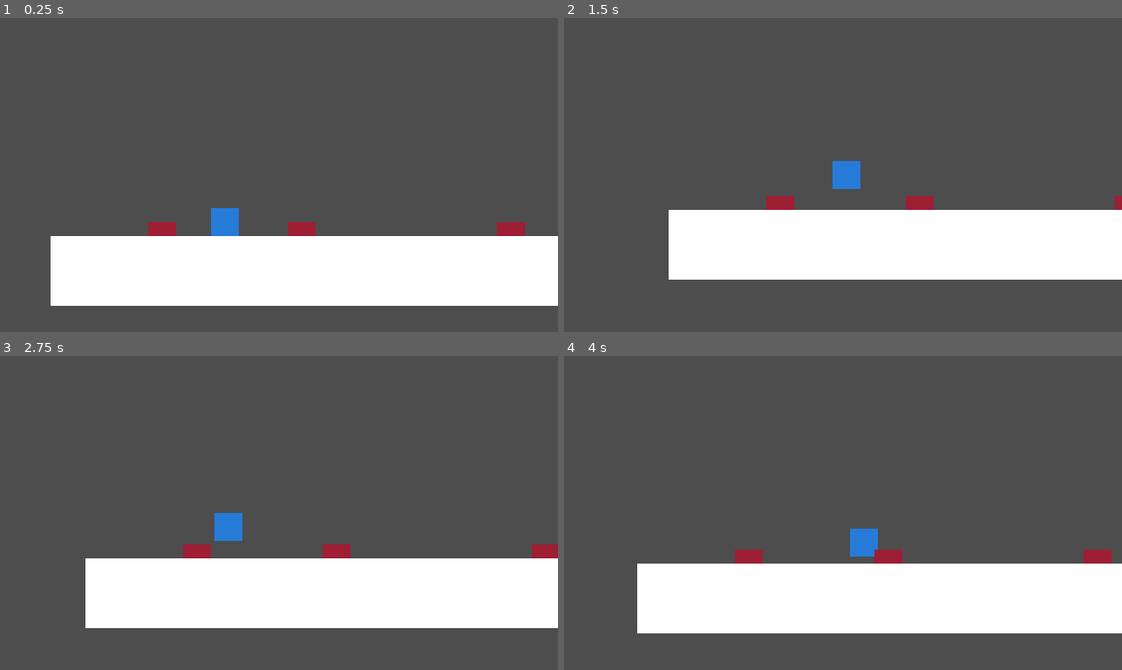
Above: before the commit, frames 1-4 (two rows, left to right).
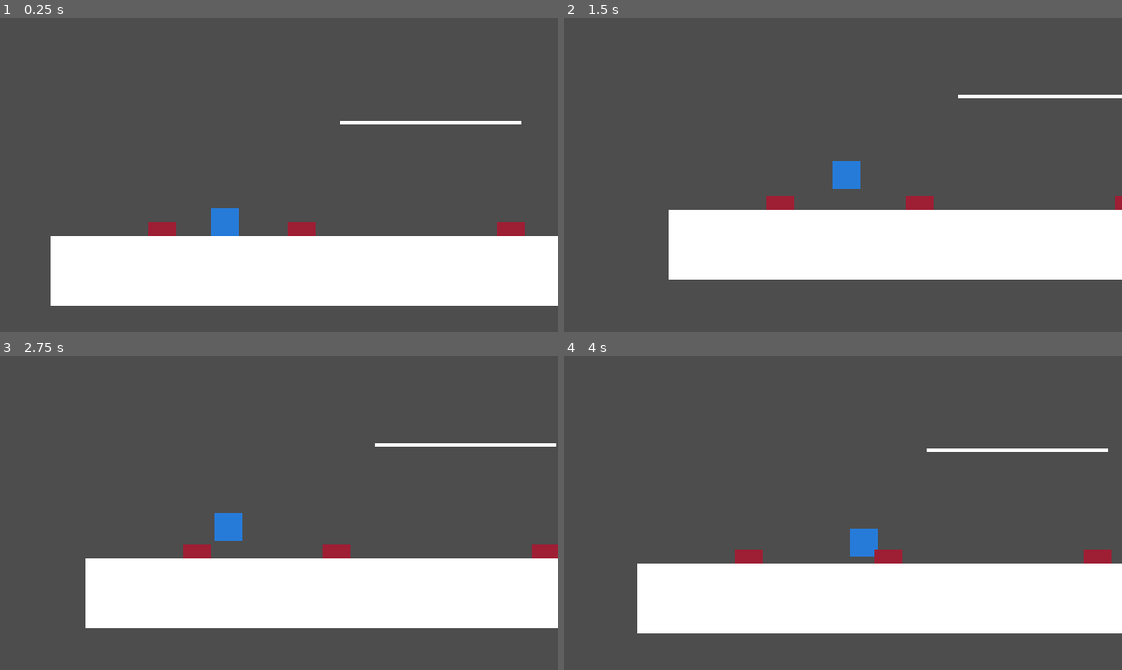
Above: after the commit, the same moments.

Repository: NK-1-10/Godot-Strange-Places
Game: Godot game, scene res://main.tscn
The game is run twice, just before and just after one commit, with the same random seed, the same clock (stepped at 60 frames per second) and the same inputs.
Inputs:
- Up to frame 1 (0.25 s): no input
- Up to frame 2 (1.5 s): hold D (Right) from 0.53 s (still down); tap Space (Jump) at 0.6, 0.77, 1.07 s; tap Q (Switch) at 1.35 s
- Up to frame 3 (2.75 s): tap Space (Jump) at 1.52, 1.55, 1.82, 2.1 s; release D (Right) at 2.03 s; hold A (Left) from 2.03 s (still down)
- Up to frame 4 (4 s): release A (Left) at 2.78 s; hold D (Right) from 2.78 s (still down); tap Q (Switch) at 2.85 s; tap Space (Jump) at 3.02, 3.05, 3.32, 3.6, 3.77 s

The runs differ from the first frame. In frame 1, 0.4% of the frame differs, in the area x 60-94%, y 32-34%; in frame 2, 0.3%; in frame 3, 0.4%; in frame 4, 0.4%.

Commit message:
Add files via upload

Diff:
--- a/Character.tscn
+++ b/Character.tscn
@@ -32,6 +32,13 @@
 [node name="CollisionShape2D2" type="CollisionShape2D" parent="Event_Activator" unique_id=149027443]
 shape = SubResource("RectangleShape2D_1bvp3")
 
+[node name="Orb_Detector" type="Area2D" parent="." unique_id=1645226412]
+collision_layer = 4096
+collision_mask = 4096
+
+[node name="CollisionShape2D2" type="CollisionShape2D" parent="Orb_Detector" unique_id=543907387]
+shape = SubResource("RectangleShape2D_1bvp3")
+
 [node name="JumpBuffer" type="Timer" parent="." unique_id=2030586952]
 wait_time = 0.15
 one_shot = true
@@ -43,5 +50,6 @@
 [node name="DynamicCamera" parent="." unique_id=1131432514 instance=ExtResource("2_7ig0a")]
 
 [connection signal="area_entered" from="OuchOuchBox" to="." method="_on_ouch_ouch_box_area_entered"]
+[connection signal="area_entered" from="Orb_Detector" to="." method="_on_orb_detector_area_entered"]
 [connection signal="timeout" from="JumpBuffer" to="." method="_on_jump_buffer_timeout"]
 [connection signal="timeout" from="JumpGrace" to="." method="_on_jump_grace_timeout"]
--- /dev/null
+++ b/Global.gd
@@ -0,0 +1,24 @@
+extends Node
+
+var SceneChangingpreload = preload("res://scene_change.tscn")
+var SceneAnimator = null
+
+
+# Called when the node enters the scene tree for the first time.
+func _ready() -> void:
+	print("AAAA")
+	var NewScene = SceneChangingpreload.instantiate()
+	get_tree().current_scene.add_child(NewScene)
+
+	SceneAnimator = NewScene.get_child(1);
+	SceneAnimator.play("Out")
+
+func In(Path):
+	SceneAnimator.play("In")
+	await get_tree().create_timer(1).timeout
+	get_tree().change_scene_to_file(Path);
+
+func Out(Path):
+	SceneAnimator.play("Out")
+	await get_tree().create_timer(1).timeout
+	get_tree().change_scene_to_file(Path);
--- /dev/null
+++ b/Spike_Movement.gd
@@ -0,0 +1,28 @@
+extends Area2D
+@export var Displacements: Array[Vector2]
+var Tweens = []
+
+# Called when the node enters the scene tree for the first time.
+func _ready() -> void:
+
+	var i = Displacements.size()
+	var x = 0
+
+	if(i<=1):
+		return
+
+	while(true):
+		var NewPos = Displacements[x]
+		var tween = create_tween()
+		tween.tween_property(self, "position", NewPos, 1)
+		tween.play()
+		await get_tree().create_timer(1).timeout
+		x+=1
+		if(x>i-1):
+			x=0
+
+
+
+# Called every frame. 'delta' is the elapsed time since the previous frame.
+func _process(delta: float) -> void:
+	pass
--- /dev/null
+++ b/StartMenu.tscn
@@ -0,0 +1,220 @@
+[gd_scene format=3 uid="uid://cwssj1gs8vnkf"]
+
+[ext_resource type="Script" uid="uid://vnscjc8g8y86" path="res://start_menu.gd" id="1_d3352"]
+
+[sub_resource type="Gradient" id="Gradient_yoqr7"]
+colors = PackedColorArray(0.85882354, 0, 0, 1, 4.7168137e-06, 0.82922804, 0.36592188, 1)
+
+[sub_resource type="GradientTexture2D" id="GradientTexture2D_d3352"]
+gradient = SubResource("Gradient_yoqr7")
+width = 32
+height = 32
+
+[sub_resource type="LabelSettings" id="LabelSettings_ufv5y"]
+font_size = 12
+
+[sub_resource type="Animation" id="Animation_yoqr7"]
+resource_name = "Fade"
+tracks/0/type = "value"
+tracks/0/imported = false
+tracks/0/enabled = true
+tracks/0/path = NodePath("ColorRect:modulate")
+tracks/0/interp = 1
+tracks/0/loop_wrap = true
+tracks/0/keys = {
+"times": PackedFloat32Array(0.06666667, 1),
+"transitions": PackedFloat32Array(1, 1),
+"update": 0,
+"values": [Color(1, 1, 1, 0), Color(1, 1, 1, 1)]
+}
+
+[sub_resource type="Animation" id="Animation_0d5ky"]
+length = 0.001
+tracks/0/type = "value"
+tracks/0/imported = false
+tracks/0/enabled = true
+tracks/0/path = NodePath("Start:position")
+tracks/0/interp = 1
+tracks/0/loop_wrap = true
+tracks/0/keys = {
+"times": PackedFloat32Array(0),
+"transitions": PackedFloat32Array(1),
+"update": 0,
+"values": [Vector2(0, 0)]
+}
+tracks/1/type = "value"
+tracks/1/imported = false
+tracks/1/enabled = true
+tracks/1/path = NodePath("LevelSelect:position")
+tracks/1/interp = 1
+tracks/1/loop_wrap = true
+tracks/1/keys = {
+"times": PackedFloat32Array(0),
+"transitions": PackedFloat32Array(1),
+"update": 0,
+"values": [Vector2(320, 0)]
+}
+tracks/2/type = "value"
+tracks/2/imported = false
+tracks/2/enabled = true
+tracks/2/path = NodePath("ColorRect:modulate")
+tracks/2/interp = 1
+tracks/2/loop_wrap = true
+tracks/2/keys = {
+"times": PackedFloat32Array(0),
+"transitions": PackedFloat32Array(1),
+"update": 0,
+"values": [Color(1, 1, 1, 1)]
+}
+
+[sub_resource type="Animation" id="Animation_7htnq"]
+resource_name = "new_animation"
+tracks/0/type = "value"
+tracks/0/imported = false
+tracks/0/enabled = true
+tracks/0/path = NodePath("Start:position")
+tracks/0/interp = 1
+tracks/0/loop_wrap = true
+tracks/0/keys = {
+"times": PackedFloat32Array(0, 1),
+"transitions": PackedFloat32Array(1, 1),
+"update": 0,
+"values": [Vector2(0, 0), Vector2(-320, 0)]
+}
+tracks/1/type = "value"
+tracks/1/imported = false
+tracks/1/enabled = true
+tracks/1/path = NodePath("LevelSelect:position")
+tracks/1/interp = 1
+tracks/1/loop_wrap = true
+tracks/1/keys = {
+"times": PackedFloat32Array(0, 1),
+"transitions": PackedFloat32Array(1, 1),
+"update": 0,
+"values": [Vector2(320, 0), Vector2(0, 0)]
+}
+
+[sub_resource type="AnimationLibrary" id="AnimationLibrary_3wf2c"]
+_data = {
+&"Fade": SubResource("Animation_yoqr7"),
+&"RESET": SubResource("Animation_0d5ky"),
+&"new_animation": SubResource("Animation_7htnq")
+}
+
+[node name="StartMenu" type="Control" unique_id=993229490]
+layout_mode = 3
+anchors_preset = 15
+anchor_right = 1.0
+anchor_bottom = 1.0
+offset_bottom = 4.0
+grow_horizontal = 2
+grow_vertical = 2
+script = ExtResource("1_d3352")
+
+[node name="Start" type="Control" parent="." unique_id=1295022790]
+anchors_preset = 0
+offset_right = 320.0
+offset_bottom = 184.0
+
+[node name="Label" type="Label" parent="Start" unique_id=1677059282]
+layout_mode = 0
+offset_top = 16.0
+offset_right = 320.0
+offset_bottom = 80.0
+text = "Gam gam"
+horizontal_alignment = 1
+vertical_alignment = 1
+
+[node name="Button" type="Button" parent="Start" unique_id=1288877723]
+layout_mode = 1
+anchors_preset = -1
+offset_left = 128.0
+offset_top = 88.0
+offset_right = 192.0
+offset_bottom = 112.0
+
+[node name="Label" type="Label" parent="Start/Button" unique_id=1005636371]
+layout_mode = 0
+offset_right = 64.0
+offset_bottom = 23.0
+text = "Pla"
+horizontal_alignment = 1
+vertical_alignment = 1
+
+[node name="LevelSelect" type="Control" parent="." unique_id=1991190342]
+anchors_preset = 0
+offset_left = 320.0
+offset_right = 639.99994
+offset_bottom = 184.0
+
+[node name="TextureButton" type="TextureButton" parent="LevelSelect" unique_id=997361987]
+layout_mode = 0
+offset_left = 64.0
+offset_top = 80.0
+offset_right = 96.0
+offset_bottom = 112.0
+texture_normal = SubResource("GradientTexture2D_d3352")
+
+[node name="Label" type="Label" parent="LevelSelect/TextureButton" unique_id=885274872]
+layout_mode = 0
+offset_left = -16.0
+offset_top = 32.0
+offset_right = 46.0
+offset_bottom = 55.0
+text = "Grass land"
+label_settings = SubResource("LabelSettings_ufv5y")
+horizontal_alignment = 1
+vertical_alignment = 1
+
+[node name="TextureButton2" type="TextureButton" parent="LevelSelect" unique_id=1347530875]
+layout_mode = 0
+offset_left = 144.0
+offset_top = 80.0
+offset_right = 176.0
+offset_bottom = 112.0
+texture_normal = SubResource("GradientTexture2D_d3352")
+
+[node name="Label" type="Label" parent="LevelSelect/TextureButton2" unique_id=92086256]
+layout_mode = 0
+offset_left = -16.0
+offset_top = 32.0
+offset_right = 46.0
+offset_bottom = 55.0
+text = "World 2"
+label_settings = SubResource("LabelSettings_ufv5y")
+horizontal_alignment = 1
+vertical_alignment = 1
+
+[node name="TextureButton3" type="TextureButton" parent="LevelSelect" unique_id=457577693]
+layout_mode = 0
+offset_left = 224.0
+offset_top = 80.0
+offset_right = 256.0
+offset_bottom = 112.0
+texture_normal = SubResource("GradientTexture2D_d3352")
+
+[node name="Label" type="Label" parent="LevelSelect/TextureButton3" unique_id=975863987]
+layout_mode = 0
+offset_left = -16.0
+offset_top = 32.0
+offset_right = 46.0
+offset_bottom = 55.0
+text = "World 3"
+label_settings = SubResource("LabelSettings_ufv5y")
+horizontal_alignment = 1
+vertical_alignment = 1
+
+[node name="AnimationPlayer" type="AnimationPlayer" parent="." unique_id=1582856484]
+libraries/ = SubResource("AnimationLibrary_3wf2c")
+
+[node name="ColorRect" type="ColorRect" parent="." unique_id=1671644571]
+layout_mode = 0
+offset_right = 320.0
+offset_bottom = 192.0
+mouse_filter = 2
+color = Color(0, 0, 0, 0)
+
+[connection signal="button_down" from="Start/Button" to="." method="_on_button_button_down"]
+[connection signal="button_down" from="LevelSelect/TextureButton" to="." method="_on_texture_button_button_down"]
+[connection signal="button_down" from="LevelSelect/TextureButton2" to="." method="_on_texture_button_2_button_down"]
+[connection signal="button_down" from="LevelSelect/TextureButton3" to="." method="_on_texture_button_3_button_down"]
--- a/character_body_2d.gd
+++ b/character_body_2d.gd
@@ -28,7 +28,7 @@
 
 	if AntiG == true:
 		velocity += get_gravity() * delta * -1
-		var doubleJump = false;
+		doubleJump = false;
 		up_direction = Vector2.DOWN
 
 
@@ -130,3 +130,8 @@
 	#resets the scene
 	#player die kaput
 	get_tree().change_scene_to_file("res://main.tscn")
+
+
+func _on_orb_detector_area_entered(area: Area2D) -> void:
+	if(PowerUsed):
+		PowerUsed = false
--- a/main.tscn
+++ b/main.tscn
@@ -4,6 +4,8 @@
 [ext_resource type="PackedScene" uid="uid://lgr4ah2afi8p" path="res://spike.tscn" id="2_0xm2m"]
 [ext_resource type="PackedScene" uid="uid://d3qi7nyfotbdy" path="res://text_player.tscn" id="3_h2yge"]
 [ext_resource type="PackedScene" uid="uid://468ojndhyc71" path="res://camera_zone.tscn" id="4_1bvp3"]
+[ext_resource type="PackedScene" uid="uid://ssv2yrdtvcpt" path="res://one_way_hitbox.tscn" id="5_lquwl"]
+[ext_resource type="PackedScene" uid="uid://h8rw4c0xf32" path="res://orb.tscn" id="6_7mycd"]
 
 [sub_resource type="RectangleShape2D" id="RectangleShape2D_0xm2m"]
 size = Vector2(176, 40)
@@ -21,10 +23,10 @@
 size = Vector2(456, 208)
 
 [sub_resource type="RectangleShape2D" id="RectangleShape2D_1bvp3"]
-size = Vector2(574, 20)
+size = Vector2(574, 40)
 
 [sub_resource type="RectangleShape2D" id="RectangleShape2D_5vw27"]
-size = Vector2(83.5, 20)
+size = Vector2(83, 32)
 
 [sub_resource type="RectangleShape2D" id="RectangleShape2D_kek77"]
 size = Vector2(340, 20)
@@ -119,7 +121,7 @@
 offset_bottom = 7.0
 
 [node name="CollisionShape2D" type="CollisionShape2D" parent="StaticBody2D4" unique_id=877168504]
-position = Vector2(-163, -2)
+position = Vector2(-163, -12)
 shape = SubResource("RectangleShape2D_1bvp3")
 
 [node name="StaticBody2D5" type="StaticBody2D" parent="." unique_id=1796731095]
@@ -131,7 +133,7 @@
 offset_bottom = 4.0
 
 [node name="CollisionShape2D" type="CollisionShape2D" parent="StaticBody2D5" unique_id=2101279306]
-position = Vector2(297.25, -6)
+position = Vector2(297.5, -16)
 shape = SubResource("RectangleShape2D_5vw27")
 
 [node name="StaticBody2D6" type="StaticBody2D" parent="." unique_id=1883677771]
@@ -145,3 +147,20 @@
 [node name="CollisionShape2D" type="CollisionShape2D" parent="StaticBody2D6" unique_id=278047502]
 position = Vector2(169, -140)
 shape = SubResource("RectangleShape2D_kek77")
+
+[node name="OneWayHitbox" parent="." unique_id=607584545 instance=ExtResource("5_lquwl")]
+position = Vector2(-232.00003, 96)
+scale = Vector2(5, 0.25)
+
+[node name="ColorRect" type="ColorRect" parent="OneWayHitbox" unique_id=111034016]
+offset_left = -9.599994
+offset_top = -8.0
+offset_right = 11.200006
+
+[node name="Orb" parent="." unique_id=1868009222 instance=ExtResource("6_7mycd")]
+position = Vector2(-336, -64)
+RespawnTime = 2
+
+[node name="Orb2" parent="." unique_id=1011317963 instance=ExtResource("6_7mycd")]
+position = Vector2(-232, -80)
+RespawnTime = 1
--- /dev/null
+++ b/one_way_hitbox.tscn
@@ -0,0 +1,9 @@
+[gd_scene format=3 uid="uid://ssv2yrdtvcpt"]
+
+[sub_resource type="RectangleShape2D" id="RectangleShape2D_goilf"]
+
+[node name="OneWayHitbox" type="StaticBody2D" unique_id=607584545]
+
+[node name="CollisionShape2D" type="CollisionShape2D" parent="." unique_id=382769623]
+shape = SubResource("RectangleShape2D_goilf")
+one_way_collision = true
--- /dev/null
+++ b/orb.gd
@@ -0,0 +1,21 @@
+extends Area2D
+
+var Display
+@export var RespawnTime: int
+# Called when the node enters the scene tree for the first time.
+func _ready() -> void:
+	Display = $ColorRect
+	$Timer.wait_time = RespawnTime
+
+
+func _on_timer_timeout() -> void:
+	Display.visible = true
+	self.set_deferred("monitorable", true)
+	self.set_deferred("monitoring", true)
+
+
+func _on_area_entered(area: Area2D) -> void:
+	Display.visible = false
+	self.set_deferred("monitorable", false)
+	self.set_deferred("monitoring", false)
+	$Timer.start()
--- /dev/null
+++ b/orb.tscn
@@ -0,0 +1,27 @@
+[gd_scene format=3 uid="uid://h8rw4c0xf32"]
+
+[ext_resource type="Script" uid="uid://c30l8fdpmoupt" path="res://orb.gd" id="1_ogqpy"]
+
+[sub_resource type="RectangleShape2D" id="RectangleShape2D_xdlj8"]
+size = Vector2(16, 16)
+
+[node name="Orb" type="Area2D" unique_id=1868009222]
+collision_layer = 4096
+collision_mask = 4096
+script = ExtResource("1_ogqpy")
+
+[node name="ColorRect" type="ColorRect" parent="." unique_id=1761675579]
+offset_left = -8.0
+offset_top = -8.0
+offset_right = 8.0
+offset_bottom = 8.0
+color = Color(0.8178454, 0.00056389987, 0.8252887, 1)
+
+[node name="CollisionShape2D" type="CollisionShape2D" parent="." unique_id=1978729834]
+shape = SubResource("RectangleShape2D_xdlj8")
+
+[node name="Timer" type="Timer" parent="." unique_id=1836949465]
+one_shot = true
+
+[connection signal="area_entered" from="." to="." method="_on_area_entered"]
+[connection signal="timeout" from="Timer" to="." method="_on_timer_timeout"]
--- a/project.godot
+++ b/project.godot
@@ -14,6 +14,11 @@
 run/main_scene="uid://dt7vglkjbyl36"
 config/features=PackedStringArray("4.6", "GL Compatibility")
 config/icon="res://icon.svg"
+
+[autoload]
+
+Global="*uid://fqj16e7tq5np"
+SceneChange="*uid://duoni3bx050k3"
 
 [display]
 
--- /dev/null
+++ b/scene_change.tscn
@@ -0,0 +1,73 @@
+[gd_scene format=3 uid="uid://duoni3bx050k3"]
+
+[sub_resource type="Animation" id="Animation_7krcl"]
+resource_name = "In"
+tracks/0/type = "value"
+tracks/0/imported = false
+tracks/0/enabled = true
+tracks/0/path = NodePath(".:color")
+tracks/0/interp = 1
+tracks/0/loop_wrap = true
+tracks/0/keys = {
+"times": PackedFloat32Array(0, 1),
+"transitions": PackedFloat32Array(1, 1),
+"update": 0,
+"values": [Color(0, 0, 0, 0), Color(0, 0, 0, 1)]
+}
+
+[sub_resource type="Animation" id="Animation_n4rl6"]
+resource_name = "Out"
+tracks/0/type = "value"
+tracks/0/imported = false
+tracks/0/enabled = true
+tracks/0/path = NodePath(".:color")
+tracks/0/interp = 1
+tracks/0/loop_wrap = true
+tracks/0/keys = {
+"times": PackedFloat32Array(0, 1),
+"transitions": PackedFloat32Array(1, 1),
+"update": 0,
+"values": [Color(0, 0, 0, 1), Color(0, 0, 0, 0)]
+}
+
+[sub_resource type="Animation" id="Animation_mio38"]
+length = 0.001
+tracks/0/type = "value"
+tracks/0/imported = false
+tracks/0/enabled = true
+tracks/0/path = NodePath(".:color")
+tracks/0/interp = 1
+tracks/0/loop_wrap = true
+tracks/0/keys = {
+"times": PackedFloat32Array(0),
+"transitions": PackedFloat32Array(1),
+"update": 0,
+"values": [Color(0, 0, 0, 0)]
+}
+
+[sub_resource type="AnimationLibrary" id="AnimationLibrary_ivybd"]
+_data = {
+&"In": SubResource("Animation_7krcl"),
+&"Out": SubResource("Animation_n4rl6"),
+&"RESET": SubResource("Animation_mio38")
+}
+
+[node name="SceneChange" type="Control" unique_id=1208408910]
+layout_mode = 3
+anchors_preset = 15
+anchor_right = 1.0
+anchor_bottom = 1.0
+grow_horizontal = 2
+grow_vertical = 2
+mouse_filter = 2
+
+[node name="ColorRect" type="ColorRect" parent="." unique_id=1737696209]
+layout_mode = 0
+offset_right = 320.0
+offset_bottom = 192.0
+mouse_filter = 2
+color = Color(0, 0, 0, 0)
+
+[node name="AnimationPlayer" type="AnimationPlayer" parent="." unique_id=54592791]
+root_node = NodePath("../ColorRect")
+libraries/ = SubResource("AnimationLibrary_ivybd")
--- a/spike.tscn
+++ b/spike.tscn
@@ -1,4 +1,6 @@
 [gd_scene format=3 uid="uid://lgr4ah2afi8p"]
+
+[ext_resource type="Script" uid="uid://d0q85xqulg1y0" path="res://Spike_Movement.gd" id="1_8ryga"]
 
 [sub_resource type="RectangleShape2D" id="RectangleShape2D_pe76i"]
 size = Vector2(16, 8)
@@ -6,6 +8,8 @@
 [node name="Spike" type="Area2D" unique_id=1197322424]
 collision_layer = 4
 collision_mask = 4
+script = ExtResource("1_8ryga")
+Displacements = Array[Vector2]([Vector2(0, 0)])
 
 [node name="ColorRect" type="ColorRect" parent="." unique_id=1225612084]
 offset_left = -8.0
--- /dev/null
+++ b/start_menu.gd
@@ -0,0 +1,21 @@
+extends Control
+var Animator = null
+# Called when the node enters the scene tree for the first time.
+func _ready() -> void:
+	Animator = $AnimationPlayer
+
+
+func _on_button_button_down() -> void:
+		Animator.play("new_animation");
+
+
+func _on_texture_button_button_down() -> void:
+	Global.In("res://main.tscn")
+
+
+func _on_texture_button_2_button_down() -> void:
+	pass # Replace with function body.
+
+
+func _on_texture_button_3_button_down() -> void:
+	pass # Replace with function body.
Not shown, added: Global.gd.uid
Not shown, added: Spike_Movement.gd.uid
Not shown, added: orb.gd.uid
Not shown, added: start_menu.gd.uid
